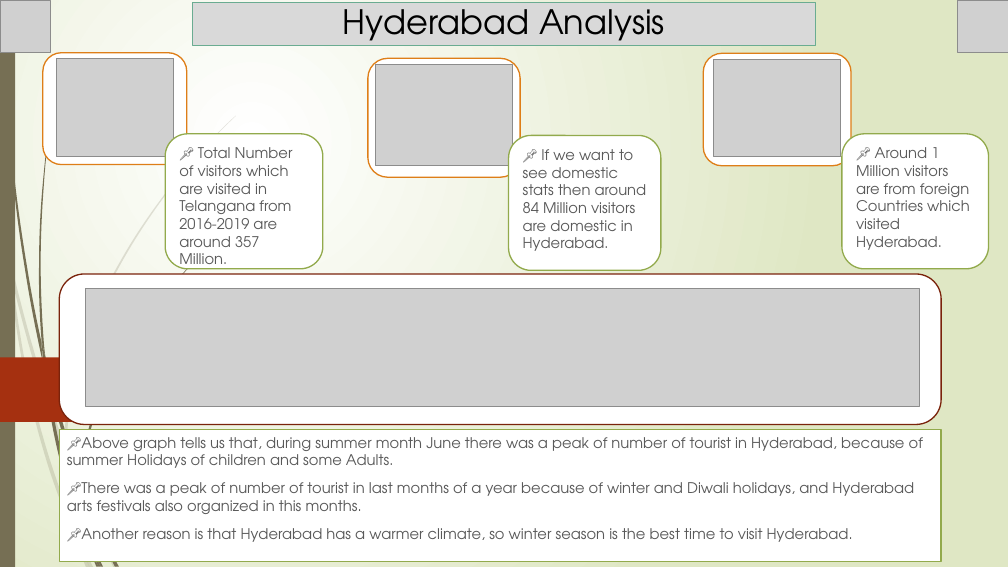
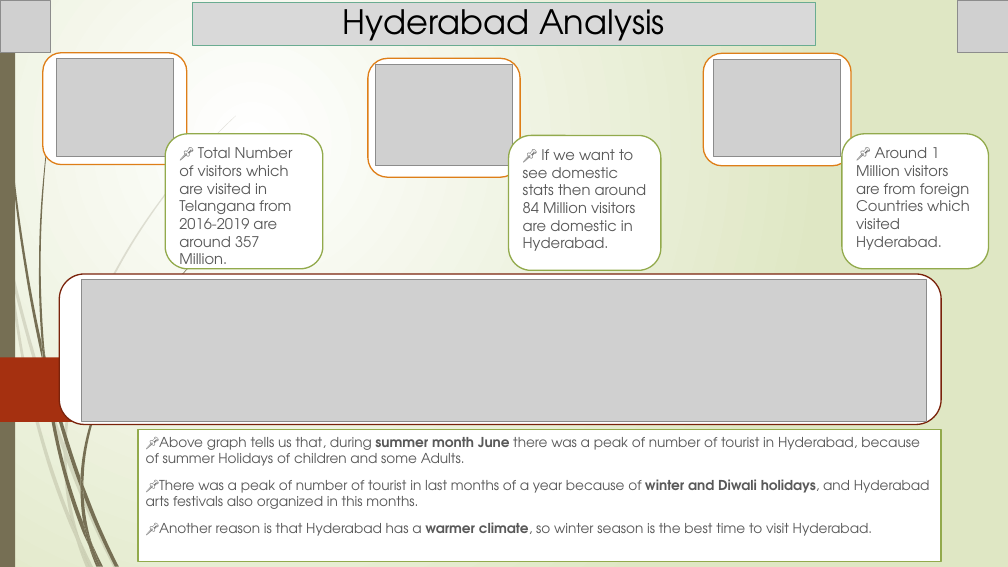
Before and after one commit to Kartik-Lohar/Telangana_Tourism, a slide deck: slide 7 of Tourism Challenge by Codebasics.pptx. Drawn at 1008x567 pixels with LibreOffice and Linux fonts; fonts in the diff are those of the drawing; grey boxes stand for pictures. Boxes give left, top, right and bottom in pixels: in the first picture for what was removed or moved away, otherwise in the second. Text is boxed around its words. In the diff, an @@ line names an element or a change of style, - is before the commit and + after.

```diff
--- a/Tourism Challenge by Codebasics.pptx
+++ b/Tourism Challenge by Codebasics.pptx
@@ picture: place and size @@
-picture at [85, 289, 920, 406]
+picture at [82, 280, 926, 421]
@@ freeform shape added at [64, 443, 67, 461], fill #766F54 at 20% opacity @@
@@ subtitle "📌Above graph tells us that, ...": place and size @@
-subtitle "📌Above graph tells us that, ..." at [59, 430, 941, 561]
+subtitle "📌Above graph tells us that, ..." at [138, 430, 941, 561]
@@ subtitle "📌Above graph tells us that, ..." at [138, 430, 941, 561]: size 14 to 12.9 pt; bold on in "summer month June", "winter and Diwali holidays,", "warmer climate," @@
@@ freeform shape added at [64, 453, 79, 538], fill #766F54 at 20% opacity @@
@@ freeform shape added at [80, 477, 83, 496], fill #766F54 @@
@@ freeform shape added at [80, 488, 91, 544], fill #766F54 @@
```
Also in this commit, not shown: 14 other slides changed, 1 slide added, 1 other file.
